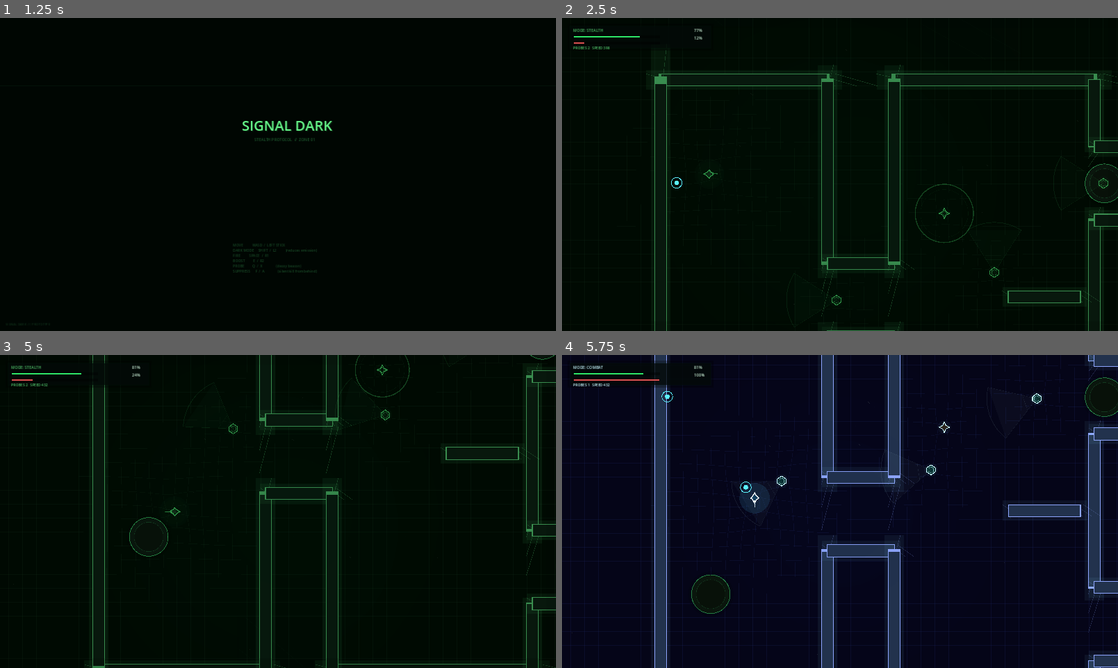
Above: before the commit, frames 1-4 (two rows, left to right).
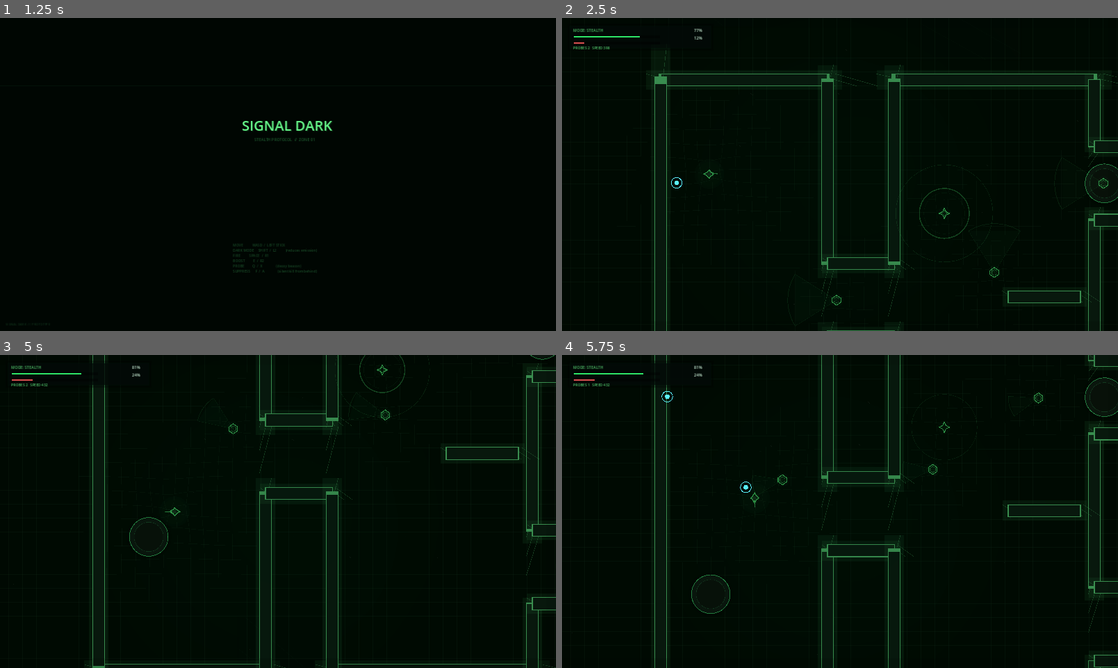
Above: after the commit, the same moments.

Repository: weeksdev/signal_dark
Game: Godot game, scene res://src/ui/StartScreen.tscn
Same seed, same stepped clock (60 frames per second), same inputs: the game is played once before the commit and once after it.
Inputs (mouse positions are in pixels of both pictures, inside the frame that each line leads up to):
- Up to frame 1 (1.25 s): tap Enter at 0.5 s; move the mouse to (250, 237) at 0.52 s; hold W (move_up) from 0.53 s (still down); hold Space (boost) from 0.53 s (still down)
- Up to frame 2 (2.5 s): tap R (restart) at 1.25 s; move the mouse to (1006, 221) at 1.27 s; release Space (boost) at 1.28 s; click (1006, 221) at 1.35 s; move the mouse to (673, 127) at 2.02 s; release W (move_up) at 2.03 s; hold A (move_left) from 2.03 s (still down); hold Q (probe) from 2.03 s (still down)
- Up to frame 3 (5 s): move the mouse to (305, 511) at 2.77 s; release Q (probe) at 2.78 s; tap E (suppress) at 2.85 s; move the mouse to (194, 433) at 3.52 s; release A (move_left) at 3.53 s; hold S (move_down) 3.53-4.28 s; hold Space (boost) 3.53-4.28 s; move the mouse to (400, 495) at 4.27 s; hold D (move_right) from 4.28 s (still down); click (400, 495) at 4.35 s
- Up to frame 4 (5.75 s): move the mouse to (728, 527) at 5.02 s; release D (move_right) at 5.03 s; hold W (move_up) from 5.03 s (still down); hold Q (probe) from 5.03 s (still down)

Frame 1 is identical in both runs. In frame 2, 0.3% of the frame differs, in the area x 44-94%, y 44-96%; in frame 3, 0.2%; in frame 4, 27%, in the area x 0-100%, y 0-100%.

Commit message:
Pulsing detection: Sweeper cone and Pulsar radius breathe over time
Sweeper: cone range (55%–100%) and angle (60%–100%) cycle on offset sine
waves (~0.9 and 0.7 Hz respectively) so the safe window to cross shifts
moment to moment. Visual cone dims/brightens to match.

Pulsar: effective range driven by a compound wave (slow 8s swell × 3s beat)
giving a big→med→small→med pattern the player can learn. A faint indicator
ring always shows the current danger radius breathing in real time. Expanding
detection ring now scales to the live range, not the export max.

Co-Authored-By: Claude Sonnet 4.6 <noreply@anthropic.com>

Diff:
--- a/src/enemies/Pulsar.gd
+++ b/src/enemies/Pulsar.gd
@@ -17,6 +17,7 @@
 var pulse_progress: float = 0.0
 var pulse_cooldown: float = 1.0
 var ring_visible: bool = false
+var _range_t: float = 0.0
 
 @onready var body_polygon: Polygon2D = $Body
 @onready var outline: Line2D = $Outline
@@ -31,6 +32,8 @@
 func _physics_process(delta: float) -> void:
 	if not is_alive:
 		return
+
+	_range_t += delta
 
 	if combat_active and is_instance_valid(ship):
 		var to_ship: Vector2 = ship.global_position - global_position
@@ -79,6 +82,15 @@
 	queue_free()
 
 
+func _current_range() -> float:
+	# Compound wave: slow swell (period ~8s) modulated by a medium beat (period ~3s)
+	# Results in a recognizable pattern: big → medium → small → medium → big
+	var slow: float = 0.5 + 0.5 * sin(_range_t * 0.78)
+	var med: float  = 0.5 + 0.5 * sin(_range_t * 2.1 + 0.6)
+	var frac: float = slow * 0.65 + med * 0.35
+	return pulse_range * (0.40 + 0.60 * frac)
+
+
 func _start_pulse() -> void:
 	ring_visible = true
 	pulse_progress = 0.0
@@ -86,7 +98,7 @@
 	if player == null:
 		return
 	var distance: float = global_position.distance_to(player.global_position)
-	if distance > pulse_range:
+	if distance > _current_range():
 		return
 	var blocked: bool = get_tree().current_scene.is_line_blocked(global_position, player.global_position, [get_rid()])
 	if blocked:
@@ -109,12 +121,20 @@
 func _draw() -> void:
 	var halo_color := ColorSystem.glow_color()
 	draw_circle(Vector2.ZERO, 20.0, Color(halo_color.r, halo_color.g, halo_color.b, 0.035 if not AlertSystem.combat_mode else 0.04))
+
+	# Breathing danger ring — shows current effective detection radius
+	var cur_range: float = _current_range()
+	var range_frac: float = cur_range / pulse_range
+	var indicator_color := ColorSystem.enemy_outline()
+	draw_arc(Vector2.ZERO, cur_range, 0.0, TAU, 48,
+			Color(indicator_color.r, indicator_color.g, indicator_color.b, 0.10 + 0.12 * range_frac), 1.2)
+
 	if not ring_visible:
 		return
 	var ring_color := signature_color if AlertSystem.combat_mode else ColorSystem.enemy_outline()
 	ring_color.a = 0.42 if not AlertSystem.combat_mode else 0.7
-	draw_arc(Vector2.ZERO, pulse_range * pulse_progress, 0.0, TAU, 64, ring_color, 3.0)
-	draw_arc(Vector2.ZERO, pulse_range * pulse_progress * 0.82, 0.0, TAU, 64, Color(ring_color.r, ring_color.g, ring_color.b, 0.1), 1.0)
+	draw_arc(Vector2.ZERO, cur_range * pulse_progress, 0.0, TAU, 64, ring_color, 3.0)
+	draw_arc(Vector2.ZERO, cur_range * pulse_progress * 0.82, 0.0, TAU, 64, Color(ring_color.r, ring_color.g, ring_color.b, 0.1), 1.0)
 	var star := PackedVector2Array([
 		Vector2(0.0, -10.0),
 		Vector2(3.0, -3.0),
--- a/src/enemies/Sweeper.gd
+++ b/src/enemies/Sweeper.gd
@@ -26,6 +26,7 @@
 var _waypoints: Array[Vector2] = []
 var _wp_index: int = 0
 var _dwell: float = 0.0
+var _cone_t: float = 0.0
 
 @onready var body_polygon: Polygon2D = $Body
 @onready var outline: Line2D = $Outline
@@ -44,6 +45,8 @@
 func _physics_process(delta: float) -> void:
 	if not is_alive:
 		return
+
+	_cone_t += delta
 
 	if combat_active and is_instance_valid(ship):
 		var chase_vector: Vector2 = ship.global_position - global_position
@@ -92,6 +95,16 @@
 	queue_free()
 
 
+func _current_range() -> float:
+	# Range breathes between 55 % and 100 % of the export value
+	return detection_range * (0.55 + 0.45 * (0.5 + 0.5 * sin(_cone_t * 0.9)))
+
+
+func _current_angle() -> float:
+	# Angle breathes between 60 % and 100 %, slightly out of phase with range
+	return cone_angle_degrees * (0.60 + 0.40 * (0.5 + 0.5 * sin(_cone_t * 0.7 + 1.1)))
+
+
 func _run_patrol(delta: float) -> void:
 	if _dwell > 0.0:
 		_dwell -= delta
@@ -119,27 +132,22 @@
 		return
 	var to_player: Vector2 = player.global_position - global_position
 	var distance: float = to_player.length()
-	if distance > detection_range:
+	var cur_range: float = _current_range()
+	if distance > cur_range:
 		return
 
 	var emission: float = player.get_effective_emission()
 
-	# Contact range — almost touching triggers detection regardless of cone facing
 	if distance < 22.0 and emission > 0.015:
 		detected.emit(self)
 		return
 
-	# Cone angle check
-	if facing_vector.dot(to_player.normalized()) < cos(deg_to_rad(cone_angle_degrees * 0.5)):
-		return
-
-	# Line-of-sight check
+	if facing_vector.dot(to_player.normalized()) < cos(deg_to_rad(_current_angle() * 0.5)):
+		return
+
 	if get_tree().current_scene.is_line_blocked(global_position, player.global_position, [get_rid()]):
 		return
 
-	# Inside cone with clear LOS:
-	# Normal movement (emission > 0.05) → always detected
-	# Dark mode (emission ≤ 0.05) → only detected if dangerously close
 	if emission > 0.05:
 		detected.emit(self)
 	elif distance < 30.0:
@@ -163,15 +171,21 @@
 	draw_circle(Vector2.ZERO, 20.0, Color(halo_color.r, halo_color.g, halo_color.b, halo_alpha))
 	var cone_color := ColorSystem.enemy_outline()
 	cone_color.a = 0.16 if not AlertSystem.combat_mode else 0.08
-	var start_angle := facing_vector.angle() - deg_to_rad(cone_angle_degrees * 0.5)
-	var end_angle := facing_vector.angle() + deg_to_rad(cone_angle_degrees * 0.5)
-	var left := facing_vector.rotated(-deg_to_rad(cone_angle_degrees * 0.5)) * detection_range
-	var right := facing_vector.rotated(deg_to_rad(cone_angle_degrees * 0.5)) * detection_range
-	draw_colored_polygon(PackedVector2Array([Vector2.ZERO, left, right]), Color(cone_color.r, cone_color.g, cone_color.b, 0.035 if not AlertSystem.combat_mode else 0.03))
-	draw_arc(Vector2.ZERO, detection_range, start_angle, end_angle, 24, cone_color, 2.0)
+	var cur_range: float = _current_range()
+	var cur_angle: float = _current_angle()
+	# Pulse brightness slightly so the player can read the rhythm
+	var range_frac: float = cur_range / detection_range
+	var pulse_bright: float = 0.7 + 0.3 * range_frac
+	cone_color.a *= pulse_bright
+	var start_angle := facing_vector.angle() - deg_to_rad(cur_angle * 0.5)
+	var end_angle := facing_vector.angle() + deg_to_rad(cur_angle * 0.5)
+	var left := facing_vector.rotated(-deg_to_rad(cur_angle * 0.5)) * cur_range
+	var right := facing_vector.rotated(deg_to_rad(cur_angle * 0.5)) * cur_range
+	draw_colored_polygon(PackedVector2Array([Vector2.ZERO, left, right]), Color(cone_color.r, cone_color.g, cone_color.b, (0.035 if not AlertSystem.combat_mode else 0.03) * pulse_bright))
+	draw_arc(Vector2.ZERO, cur_range, start_angle, end_angle, 24, cone_color, 2.0)
 	draw_line(Vector2.ZERO, left, cone_color, 1.0)
 	draw_line(Vector2.ZERO, right, cone_color, 1.0)
-	draw_line(left * 0.3, right * 0.3, Color(cone_color.r, cone_color.g, cone_color.b, 0.1), 1.0)
+	draw_line(left * 0.3, right * 0.3, Color(cone_color.r, cone_color.g, cone_color.b, 0.1 * pulse_bright), 1.0)
 	var inner := PackedVector2Array([
 		Vector2(0.0, -9.0),
 		Vector2(8.0, -4.0),
